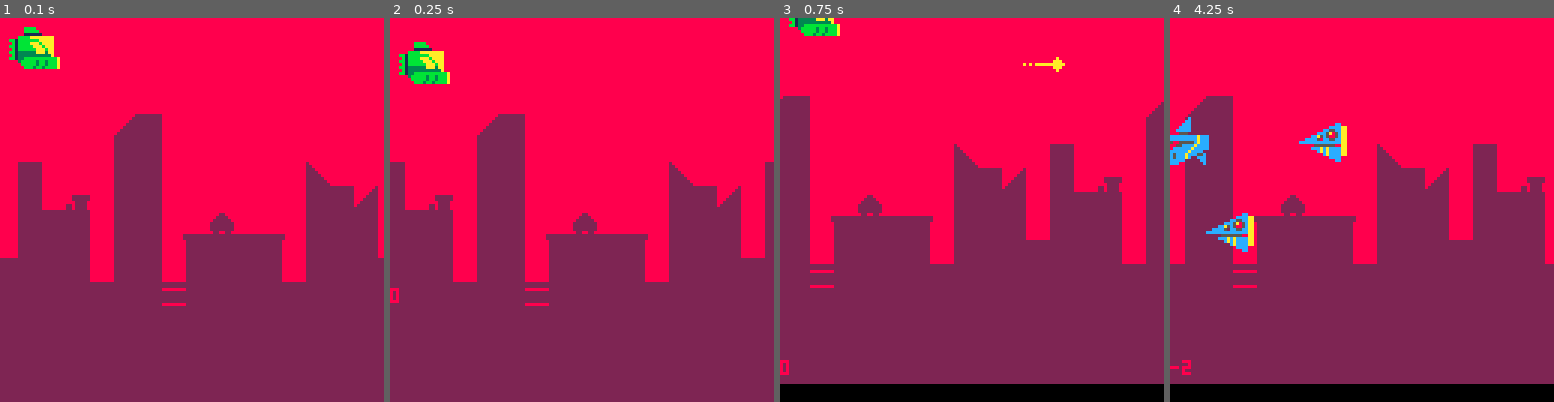
Above: before the commit, frames 1-4 (left to right).
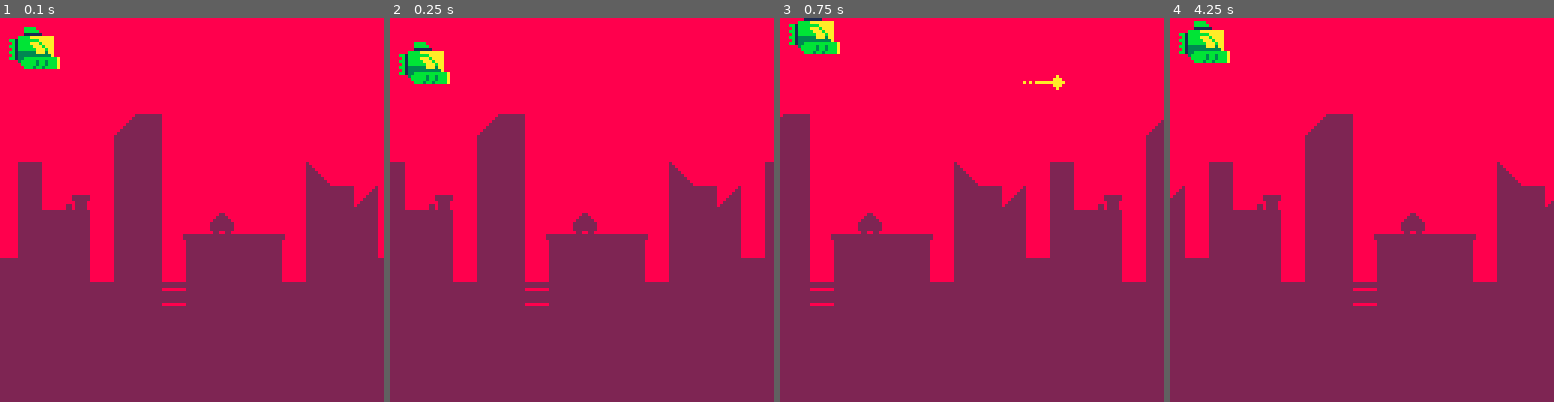
Above: after the commit, the same moments.

Repository: aelavell/shipz
Game: PICO-8 cartridge shipz.p8
The game is run twice, just before and just after one commit, with the same random seed, the same clock (stepped at 60 frames per second) and the same inputs.
Inputs:
- Up to frame 1 (0.1 s): no input
- Up to frame 2 (0.25 s): no input
- Up to frame 3 (0.75 s): tap X (X key) at 0.33 s
- Up to frame 4 (4.25 s): tap X (X key) at 1.07, 1.85, 2.97, 4.08 s

Frame 1 is identical in both runs. In frame 2, less than 0.1% of the frame differs, in the area x 0-3%, y 70-75%; in frame 3, 11%; in frame 4, 23%, in the area x 0-100%, y 0-100%.

Commit message:
Add ridiculous game over sequence

Diff:
--- a/shipz.p8
+++ b/shipz.p8
@@ -96,8 +96,11 @@
 end
 
 function game_over(s)
+	music(-1)
 	del(shipz,s)
 	make_explosion(s)
+	game_is_over=true
+	game_over_sentence=flr(rnd(3))
 end
 
 function update_bad_ship(s,dt)
@@ -147,7 +150,7 @@
 
 function spawn()
 	if (time()-last_spawn>spawn_time) then
-		for i=0,1+rnd(3) do
+		for i=0,1+rnd(2) do
 			make_bad_ship()
 		end
 
@@ -173,6 +176,18 @@
 	end
 
 	bg.x=(bg.x+main_ship_vel*dt)%128
+
+	if (game_is_over) then
+	 game_over_time+=dt
+	 if (game_over_time>1.0 and not game_over_music_started)then
+	 	r=16+rnd(2)
+	 	sfx(r)
+	 	game_over_music_started=true
+	 end
+	 if (game_over_music_started) then
+	 	if (btnp(5,0)) run()
+	 end
+	end
 
 	last_time=time()
 end
@@ -184,7 +199,28 @@
  foreach(bullets,draw_actor)
 	foreach(bad_shipz,draw_actor)
 	foreach(explosions,draw_actor)
-	print(score)
+
+	if (not game_is_over) then
+	 --cursor(0,120)
+	 --print(score)
+	else
+
+		color(rnd(16))
+		if(game_over_sentence==0)	then
+			cursor(44,64)
+			print("frigggg!!!!!")
+		end
+		if(game_over_sentence==1) then
+			cursor(24,64)
+			print("delete your hard drive")
+		end
+		if(game_over_sentence==2) then
+		 cursor(24,64)
+		 print("he couldn't dash again")
+		end
+		cursor(20,75)
+		print("press x to continue hehe")
+	end
 end
 
 function _init()
@@ -200,7 +236,11 @@
 	bg.x=0
 	main_ship_vel=70
 	score=0
+	game_is_over=false
 	music(0,0,1+2+4)
+	game_over_time=0
+	game_over_music_started=false
+	game_over_sentence=0
 end
 __gfx__
 00000000000000000000000000000000000000000000000000000000000000000000000000000000000000000000000000000000000000000000000000000000
Not shown, changed: the music (__music__) section of shipz.p8
Not shown, changed: the sound effects (__sfx__) section of shipz.p8
